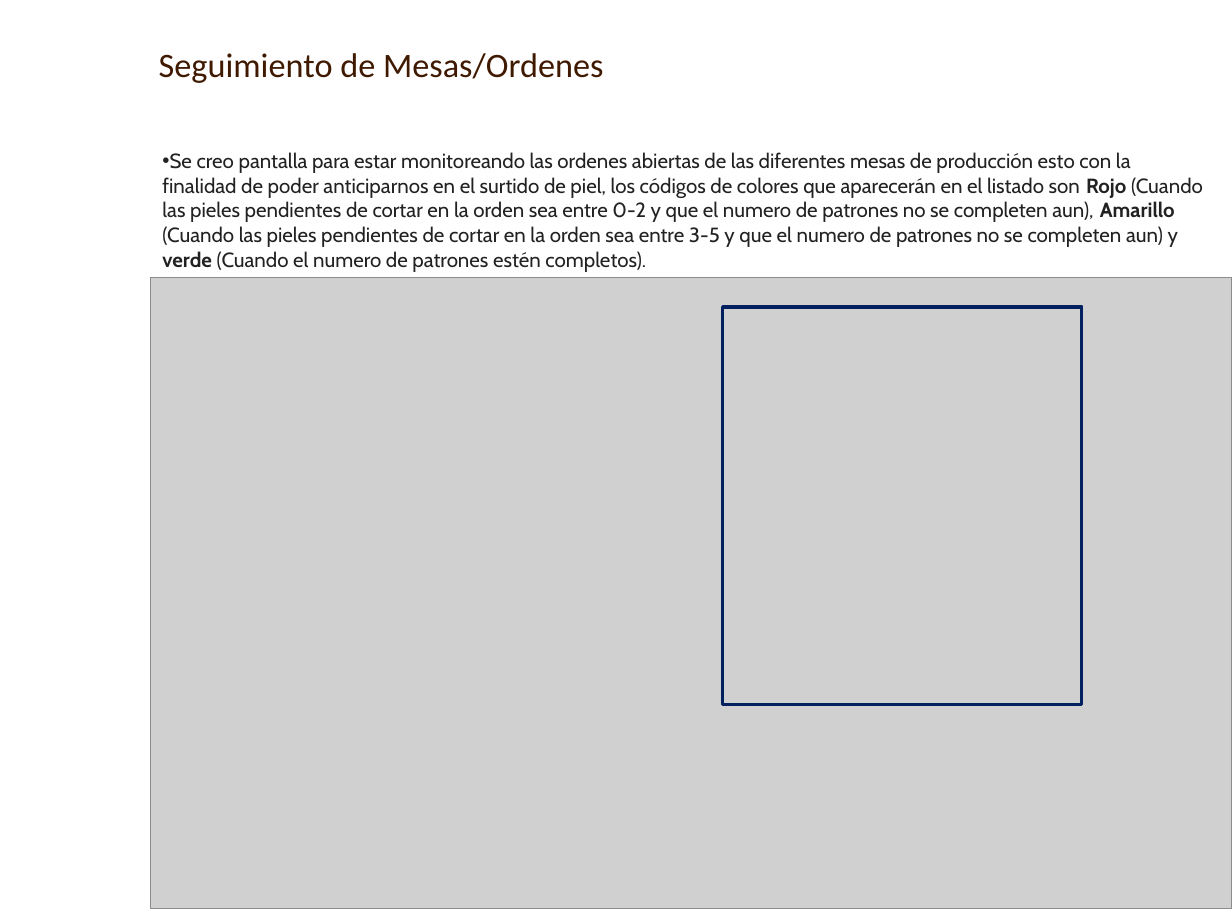
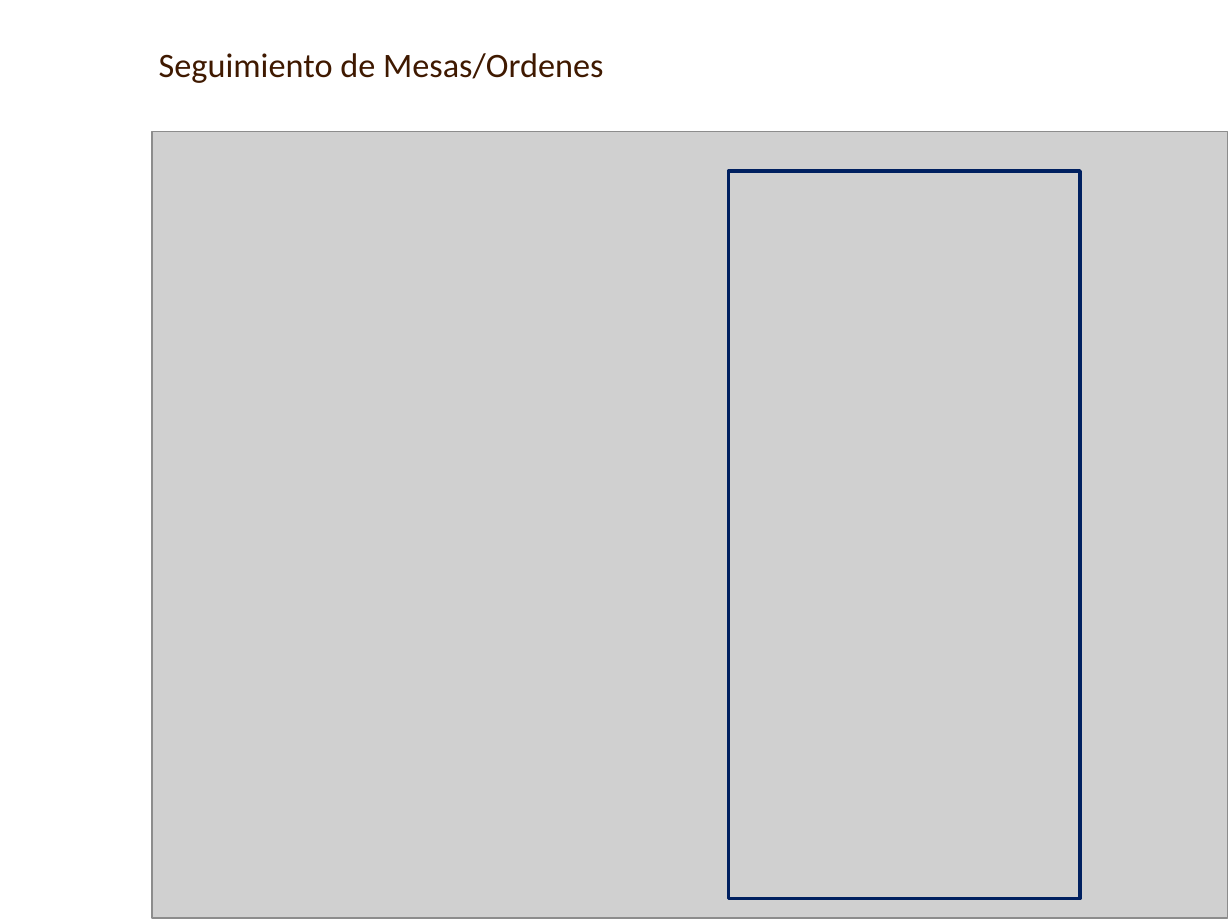
Before and after one commit to AXDELAROSA/CLASIFICACION_PIELES, a slide deck: slide 2 of Scripts_R100_Materiales/Estatus de Mesa/Docs/IT_DEV_SEGUIMIENTO_ORDEN_MESA.pptx. Drawn at 1232x924 pixels with LibreOffice and Linux fonts; fonts in the diff are those of the drawing; grey boxes stand for pictures; background and template pictures are left out. Boxes give left, top, right and bottom in pixels: in the first picture for what was removed or moved away, otherwise in the second. Text is boxed around its words. In the diff, an @@ line names an element or a change of style, - is before the commit and + after.

```diff
--- a/Scripts_R100_Materiales/Estatus de Mesa/Docs/IT_DEV_SEGUIMIENTO_ORDEN_MESA.pptx
+++ b/Scripts_R100_Materiales/Estatus de Mesa/Docs/IT_DEV_SEGUIMIENTO_ORDEN_MESA.pptx
@@ picture: place and size @@
-picture at [150,277,1232,908]
+picture at [152,132,1227,918]
@@ text removed at [162,152,1203,272] @@
-• Se creo pantalla para estar monitoreando las ordenes abiertas de las diferentes mesas de producción esto con la finalidad de poder anticiparnos en el surtido de piel, los códigos de colores que aparecerán en el listado son Rojo (Cuando las pieles pendientes de cortar en la orden sea entre 0-2 y que el numero de patrones no se completen aun), Amarillo (Cuando las pieles pendientes de cortar en la orden sea entre 3-5 y que el numero de patrones no se completen aun) y verde (Cuando el numero de patrones estén completos).
@@ rectangle: place and size @@
-rectangle at [723,307,1082,705]
+rectangle at [728,171,1079,899]
```
Also in this commit, not shown: 7 other files.
